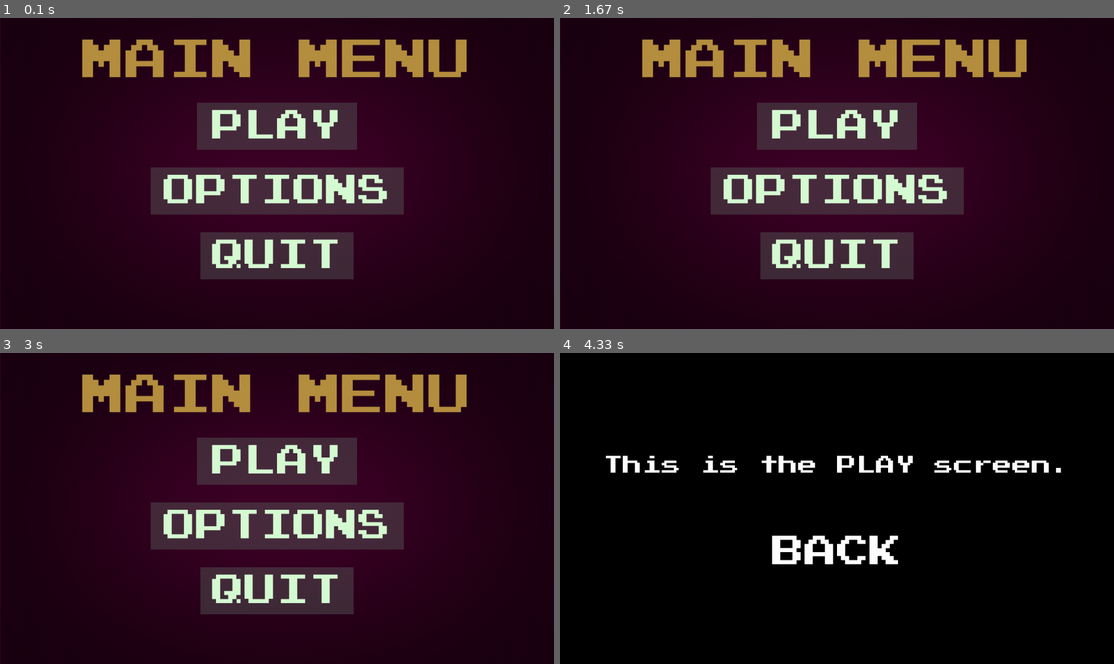
Above: before the commit, frames 1-4 (two rows, left to right).
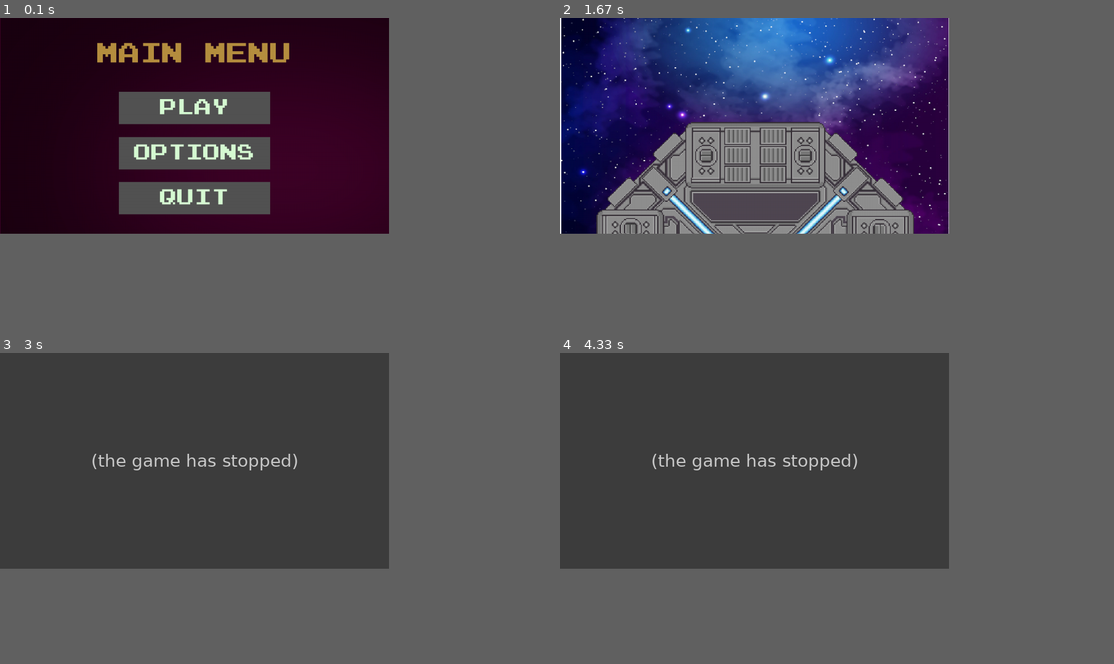
Above: after the commit, the same moments.

Repository: tylerdonison/CSE310-Seven-Up-Team-Project
Game: pygame game, started from menu.py
Same seed, same stepped clock (60 frames per second), same inputs: the game is played once before the commit and once after it.
Inputs (mouse positions are in pixels of both pictures, inside the frame that each line leads up to):
- Up to frame 1 (0.1 s): no input
- Up to frame 2 (1.67 s): click (837, 173) at 0.38 s; click (837, 217) at 0.72 s, where only the run before the commit has a clickable "BACK"; click "PLAY" at 1.28 s; click (837, 217) at 1.62 s, where only the run before the commit has a clickable "BACK"
- Up to frame 3 (3 s): click (421, 393) at 2.18 s
- Up to frame 4 (4.33 s): click "PLAY" at 3.65 s
In our replay, the window is 900x506 before the commit and 632x351 after it. These sizes can differ from the game's own. Grey fills any space a smaller window leaves; there, only what the larger window draws over its background counts as a difference.

The runs differ from the first frame. In frame 1, 25% of the frame differs, in the area x 14-85%, y 6-84%; in frame 2, 54%, in the area x 0-85%, y 0-84%; in frame 3, 47%; in frame 4, 49%.
Error after the commit: NameError: name 'problem' is not defined (asteroid.py line 20); the game stopped at 2.28 s (later frames are placeholders)

Commit message:
Configured menu for Cheryl, added pause feature

Diff:
--- a/asteroid.py
+++ b/asteroid.py
@@ -7,10 +7,10 @@
 class Asteroid():
 
     def __init__(self):#, problem):
-        image_1 = pygame.image.load(os.path.join("Assets", "Pictures", "Asteroids", "Asteroid_1.png"))
-        image_2 = pygame.image.load(os.path.join("Assets", "Pictures", "Asteroids", "Asteroid_2.png"))
-        image_3 = pygame.image.load(os.path.join("Assets", "Pictures", "Asteroids", "Asteroid_3.png"))
-        self.images =[image_1, image_2, image_3]
+        image_1 = pygame.image.load(os.path.join(ASSET_PATH, "Pictures", "Asteroids", "Asteroid_1.png"))
+        image_2 = pygame.image.load(os.path.join(ASSET_PATH, "Pictures", "Asteroids", "Asteroid_2.png"))
+        image_3 = pygame.image.load(os.path.join(ASSET_PATH, "Pictures", "Asteroids", "Asteroid_3.png"))
+        self.images = [image_1, image_2, image_3]
         self.used_image = "" #This allows a pygame call of WIN.blit(Asteroid.usedimage, (asteroid.x, asteroid.y))
         self.size = (100, 100)
         self.rotation = 0
--- a/button.py
+++ b/button.py
@@ -1,10 +1,18 @@
 # Button Class for the Main Menu
 # Thanks to https://github.com/baraltech/Menu-System-PyGame
 
-
+import os
+import pygame
+from constants import ASSET_PATH, MUSIC
 class Button():
+	select_button_sound = os.path.join(ASSET_PATH, "Sounds", "Menu_Navigate_03.wav")
 	def __init__(self, image, pos, text_input, font, base_color, hovering_color):
+		# Scale the image to the appropriate size to accomodate font size
 		self.image = image
+		try:
+			self.image = pygame.transform.scale(image, (350, 75))
+		except TypeError:
+			pass
 		self.x_pos = pos[0]
 		self.y_pos = pos[1]
 		self.font = font
@@ -15,6 +23,7 @@
 			self.image = self.text
 		self.rect = self.image.get_rect(center=(self.x_pos, self.y_pos))
 		self.text_rect = self.text.get_rect(center=(self.x_pos, self.y_pos))
+		self.played_sound = False
 
 	def update(self, screen):
 		if self.image is not None:
@@ -29,5 +38,10 @@
 	def changeColor(self, position):
 		if position[0] in range(self.rect.left, self.rect.right) and position[1] in range(self.rect.top, self.rect.bottom):
 			self.text = self.font.render(self.text_input, True, self.hovering_color)
+			if not self.played_sound:
+				MUSIC.load(Button.select_button_sound)
+				MUSIC.play()
+				self.played_sound = True
 		else:
 			self.text = self.font.render(self.text_input, True, self.base_color)
+			self.played_sound = False
--- a/constants.py
+++ b/constants.py
@@ -1,7 +1,11 @@
 import os
 import pygame
+
+pygame.init()
 pygame.font.init()
 pygame.mixer.init()
+
+MUSIC = pygame.mixer.music
 
 DEFAULT_PATH = os.path
 ASSET_PATH = os.path.join("Assets")
@@ -11,9 +15,6 @@
 BORDER_DISTANCE = 10
 WIDTH = 900
 HEIGHT = 500
-
-pygame.font.init()
-pygame.mixer.init()
 
 #This is a file that contains default values that can be called repeatedly.
 #This file will also allow for easy testing of speeds, etc.
@@ -42,7 +43,7 @@
 ASTEROID_HIT = pygame.USEREVENT + 1 #for collision between bullet and successful type?
 CANNON_HIT = pygame.USEREVENT + 2   #for collision between asteriod and cannon
 DEFAULT_PATH = os.path
-ASSET_PATH = os.path.join("Assets")
+ASSET_PATH = DEFAULT_PATH.join("Assets")
 
 SPACESTATION_SIZE = (WIDTH- (WIDTH/10), WIDTH- (WIDTH/10))
 
--- a/display.py
+++ b/display.py
@@ -1,72 +1,80 @@
-from turtle import width
+import os
 import pygame
-import os
 
 from words import Word
-pygame.font.init()
-pygame.mixer.init()
 from constants import *
 from asteroid import Asteroid
 
-WIN = pygame.display.set_mode((WIDTH, HEIGHT))
 pygame.display.set_caption("Seven-Up Space")
 
 class Display():
   #class to handle game display.
 
   def __init__(self):
+    self.run = True
+    self.pause = False
     self.draw_window()
 
   def draw_window(self):
     Timer = 0
     asteroid_list = []
     clock = pygame.time.Clock()
-    run = True
-    while run:
-      clock.tick(FPS)
-      Timer += 1
-      print(Timer)
-      if Timer % 60 == 0:
-        test_list = ["boy", "girl", "dog", "apple", "horse"]
-        word = Word(test_list)
-        word.setup_sentence()
-        rock = Asteroid(word)
-        rock.randomize(True)
-        asteroid_list.append(rock)
+    while self.run:
 
+      # Look for quit and pause events
       for event in pygame.event.get():
+        if event.type == pygame.KEYDOWN:
+          if event.key == pygame.K_p:
+            # pause/unpause
+            self.pause = not self.pause
         if event.type == pygame.QUIT:
-          run = False
+          self.run = False
           pygame.quit()
 
-        #cannon hit event
-        #correct typed event
+      if not self.pause:
+        clock.tick(FPS)
+        Timer += 1
+        print(Timer)
+        if Timer % 60 == 0:
+          test_list = ["boy", "girl", "dog", "apple", "horse"]
+          word = Word(test_list)
+          word.setup_sentence()
+          # rock = Asteroid(word)
+          rock = Asteroid()
+          rock.randomize(True)
+          asteroid_list.append(rock)
 
-      #handle win?
 
-      #draw background
-      SPACE = pygame.transform.scale(pygame.image.load(
-        os.path.join(#"CSE310-Seven-Up-Team-Project-main",
-        "Assets", "Pictures", "Backgrounds", "Background.PNG")),
-        (WIDTH, HEIGHT))
-      WIN.blit(SPACE, (0,0))
 
-      SPACESTATION = pygame.transform.scale(pygame.image.load(
-        os.path.join(#"CSE310-Seven-Up-Team-Project-main",
-        "Assets", "Pictures", "Space-Station", "Space Station.png")),
-        (SPACESTATION_SIZE))
-      WIN.blit(SPACESTATION, (WIDTH/2-(SPACESTATION_SIZE[0]/2), HEIGHT-(SPACESTATION_SIZE[0]/2)+100))
-      for rock in asteroid_list:
-        WIN.blit(rock.used_image, (rock.x, rock.y))
+          #cannon hit event
+          #correct typed event
 
-        word_text = ROCK_FONT.render(rock.problem.problem, 1, WHITE)
-        WIN.blit(word_text, rock.center)
-        rock.handle_movement()
+        #handle win?
 
-      pygame.display.update()
+        #draw background
+        SPACE = pygame.transform.scale(pygame.image.load(
+          os.path.join(#"CSE310-Seven-Up-Team-Project-main",
+          ASSET_PATH, "Pictures", "Backgrounds", "Background.PNG")),
+          (WIDTH, HEIGHT))
+        WIN.blit(SPACE, (0,0))
 
+        SPACESTATION = pygame.transform.scale(pygame.image.load(
+          os.path.join(#"CSE310-Seven-Up-Team-Project-main",
+          ASSET_PATH, "Pictures", "Space-Station", "Space Station.png")),
+          (SPACESTATION_SIZE))
+        WIN.blit(SPACESTATION, (WIDTH/2-(SPACESTATION_SIZE[0]/2), HEIGHT-(SPACESTATION_SIZE[0]/2)+100))
+        for rock in asteroid_list:
+          WIN.blit(rock.used_image, (rock.x, rock.y))
+
+          word_text = ROCK_FONT.render(rock.problem.problem, 1, WHITE)
+          WIN.blit(word_text, rock.center)
+          rock.handle_movement()
+
+        pygame.display.update()
+
+# Debugging
 def main():
   display = Display()
-  Display.draw_window()
 
-main()
+if __name__ == "__main__":
+  main()
--- a/menu.py
+++ b/menu.py
@@ -2,106 +2,119 @@
 # Thanks to https://www.youtube.com/watch?v=GMBqjxcKogA
 # https://github.com/baraltech/Menu-System-PyGame
 
-import pygame, sys
+import sys
+import os
+import pygame
+from constants import *
 from button import Button
+from display import Display
 
-pygame.init()
+class Menu(Display):
+    BG = pygame.image.load(os.path.join(ASSET_PATH, "MenuBackground.png"))
 
-SCREEN = pygame.display.set_mode((1280, 720))
-pygame.display.set_caption("Menu")
+    def __init__(self):
+        # Draw the main menu
+        super().__init__()
 
-BG = pygame.image.load("assets/Background.png")
+    def _get_font(self, size): # Returns Press-Start-2P in the desired size
+        return pygame.font.Font(os.path.join(ASSET_PATH, "font.ttf"), size)
 
-def get_font(size): # Returns Press-Start-2P in the desired size
-    return pygame.font.Font("assets/font.ttf", size)
+    def play(self):
+        Display()
+    #     while True:
+    #         PLAY_MOUSE_POS = pygame.mouse.get_pos()
 
-def play():
-    while True:
-        PLAY_MOUSE_POS = pygame.mouse.get_pos()
+    #   #      WIN.fill("black")
 
-        SCREEN.fill("black")
+    #         PLAY_TEXT = self._get_font(45).render("This is the PLAY WIN.", True, "White")
+    #         PLAY_RECT = PLAY_TEXT.get_rect(center=(640, 260))
+    #         WIN.blit(PLAY_TEXT, PLAY_RECT)
 
-        PLAY_TEXT = get_font(45).render("This is the PLAY screen.", True, "White")
-        PLAY_RECT = PLAY_TEXT.get_rect(center=(640, 260))
-        SCREEN.blit(PLAY_TEXT, PLAY_RECT)
+    #         PLAY_BACK = Button(image=None, pos=(640, 460),
+    #                             text_input="BACK", font=self._get_font(75), base_color="White", hovering_color="Green")
 
-        PLAY_BACK = Button(image=None, pos=(640, 460),
-                            text_input="BACK", font=get_font(75), base_color="White", hovering_color="Green")
+    #         PLAY_BACK.changeColor(PLAY_MOUSE_POS)
+    #         PLAY_BACK.update(WIN)
 
-        PLAY_BACK.changeColor(PLAY_MOUSE_POS)
-        PLAY_BACK.update(SCREEN)
+    #         for event in pygame.event.get():
+    #             if event.type == pygame.QUIT:
+    #                 pygame.quit()
+    #                 sys.exit()
+    #             if event.type == pygame.MOUSEBUTTONDOWN:
+    #                 if PLAY_BACK.checkForInput(PLAY_MOUSE_POS):
+    #                     self.draw_window()
 
-        for event in pygame.event.get():
-            if event.type == pygame.QUIT:
-                pygame.quit()
-                sys.exit()
-            if event.type == pygame.MOUSEBUTTONDOWN:
-                if PLAY_BACK.checkForInput(PLAY_MOUSE_POS):
-                    main_menu()
+    #         pygame.display.update()
 
-        pygame.display.update()
+    def options(self):
+        WIN.blit(Menu.BG, (0, 0))
 
-def options():
-    while True:
-        OPTIONS_MOUSE_POS = pygame.mouse.get_pos()
+        OPTIONS_TEXT = self._get_font(45).render("OPTIONS", True, "White")
+        OPTIONS_RECT = OPTIONS_TEXT.get_rect(center=(WIDTH/2, HEIGHT/6))
+        WIN.blit(OPTIONS_TEXT, OPTIONS_RECT)
 
-        SCREEN.fill("white")
+        OPTIONS_BACK = Button(image=None, pos=(WIDTH/2, HEIGHT/6 * 4.5),
+                            text_input="BACK", font=self._get_font(75), base_color="Black", hovering_color="Green")
 
-        OPTIONS_TEXT = get_font(45).render("This is the OPTIONS screen.", True, "Black")
-        OPTIONS_RECT = OPTIONS_TEXT.get_rect(center=(640, 260))
-        SCREEN.blit(OPTIONS_TEXT, OPTIONS_RECT)
+        while True:
+            OPTIONS_MOUSE_POS = pygame.mouse.get_pos()
 
-        OPTIONS_BACK = Button(image=None, pos=(640, 460),
-                            text_input="BACK", font=get_font(75), base_color="Black", hovering_color="Green")
+            OPTIONS_BACK.changeColor(OPTIONS_MOUSE_POS)
+            OPTIONS_BACK.update(WIN)
 
-        OPTIONS_BACK.changeColor(OPTIONS_MOUSE_POS)
-        OPTIONS_BACK.update(SCREEN)
-
-        for event in pygame.event.get():
-            if event.type == pygame.QUIT:
-                pygame.quit()
-                sys.exit()
-            if event.type == pygame.MOUSEBUTTONDOWN:
-                if OPTIONS_BACK.checkForInput(OPTIONS_MOUSE_POS):
-                    main_menu()
-
-        pygame.display.update()
-
-def main_menu():
-    while True:
-        SCREEN.blit(BG, (0, 0))
-
-        MENU_MOUSE_POS = pygame.mouse.get_pos()
-
-        MENU_TEXT = get_font(100).render("MAIN MENU", True, "#b68f40")
-        MENU_RECT = MENU_TEXT.get_rect(center=(640, 100))
-
-        PLAY_BUTTON = Button(image=pygame.image.load("assets/Play Rect.png"), pos=(640, 250),
-                            text_input="PLAY", font=get_font(75), base_color="#d7fcd4", hovering_color="White")
-        OPTIONS_BUTTON = Button(image=pygame.image.load("assets/Options Rect.png"), pos=(640, 400),
-                            text_input="OPTIONS", font=get_font(75), base_color="#d7fcd4", hovering_color="White")
-        QUIT_BUTTON = Button(image=pygame.image.load("assets/Quit Rect.png"), pos=(640, 550),
-                            text_input="QUIT", font=get_font(75), base_color="#d7fcd4", hovering_color="White")
-
-        SCREEN.blit(MENU_TEXT, MENU_RECT)
-
-        for button in [PLAY_BUTTON, OPTIONS_BUTTON, QUIT_BUTTON]:
-            button.changeColor(MENU_MOUSE_POS)
-            button.update(SCREEN)
-
-        for event in pygame.event.get():
-            if event.type == pygame.QUIT:
-                pygame.quit()
-                sys.exit()
-            if event.type == pygame.MOUSEBUTTONDOWN:
-                if PLAY_BUTTON.checkForInput(MENU_MOUSE_POS):
-                    play()
-                if OPTIONS_BUTTON.checkForInput(MENU_MOUSE_POS):
-                    options()
-                if QUIT_BUTTON.checkForInput(MENU_MOUSE_POS):
+            for event in pygame.event.get():
+                if event.type == pygame.QUIT:
                     pygame.quit()
                     sys.exit()
+                if event.type == pygame.MOUSEBUTTONDOWN:
+                    if OPTIONS_BACK.checkForInput(OPTIONS_MOUSE_POS):
+                        # Go back to main function
+                        self.draw_window()
 
-        pygame.display.update()
+            pygame.display.update()
 
-main_menu()
+    # This is the main menu
+    def draw_window(self):
+        WIN.blit(Menu.BG, (0, 0))
+
+        MENU_TEXT = self._get_font(50).render("MAIN MENU", True, "#b68f40")
+        MENU_RECT = MENU_TEXT.get_rect(center=(WIDTH/2, HEIGHT/6))
+
+        PLAY_BUTTON = Button(image=pygame.image.load(os.path.join(ASSET_PATH, "Play Rect.png")), pos=(WIDTH/2, HEIGHT/6 * 2.5),
+                            text_input="PLAY", font=self._get_font(40), base_color="#d7fcd4", hovering_color="White")
+        OPTIONS_BUTTON = Button(image=pygame.image.load(os.path.join(ASSET_PATH, "Options Rect.png")), pos=(WIDTH/2, HEIGHT/6 * 3.75),
+                            text_input="OPTIONS", font=self._get_font(40), base_color="#d7fcd4", hovering_color="White")
+        QUIT_BUTTON = Button(image=pygame.image.load(os.path.join(ASSET_PATH, "Quit Rect.png")), pos=(WIDTH/2, HEIGHT/6 * 5),
+                            text_input="QUIT", font=self._get_font(40), base_color="#d7fcd4", hovering_color="White")
+        while True:
+            MENU_MOUSE_POS = pygame.mouse.get_pos()
+            WIN.blit(MENU_TEXT, MENU_RECT)
+
+            for button in [PLAY_BUTTON, OPTIONS_BUTTON, QUIT_BUTTON]:
+                button.changeColor(MENU_MOUSE_POS)
+                button.update(WIN)
+
+            for event in pygame.event.get():
+                if event.type == pygame.QUIT:
+                    pygame.quit()
+                    sys.exit()
+                if event.type == pygame.MOUSEBUTTONDOWN:
+                    if PLAY_BUTTON.checkForInput(MENU_MOUSE_POS):
+                        self.play()
+                    if OPTIONS_BUTTON.checkForInput(MENU_MOUSE_POS):
+                        # Clear screen
+                        pygame.display.update()
+                        self.options()
+                    if QUIT_BUTTON.checkForInput(MENU_MOUSE_POS):
+                        pygame.quit()
+                        sys.exit()
+
+            pygame.display.update()
+
+
+# Debugging
+def main():
+    menu = Menu()
+
+if __name__ == "__main__":
+    main()
Renamed: Assets/Background.png -> Assets/MenuBackground.png
Not shown, added: .gitignore
